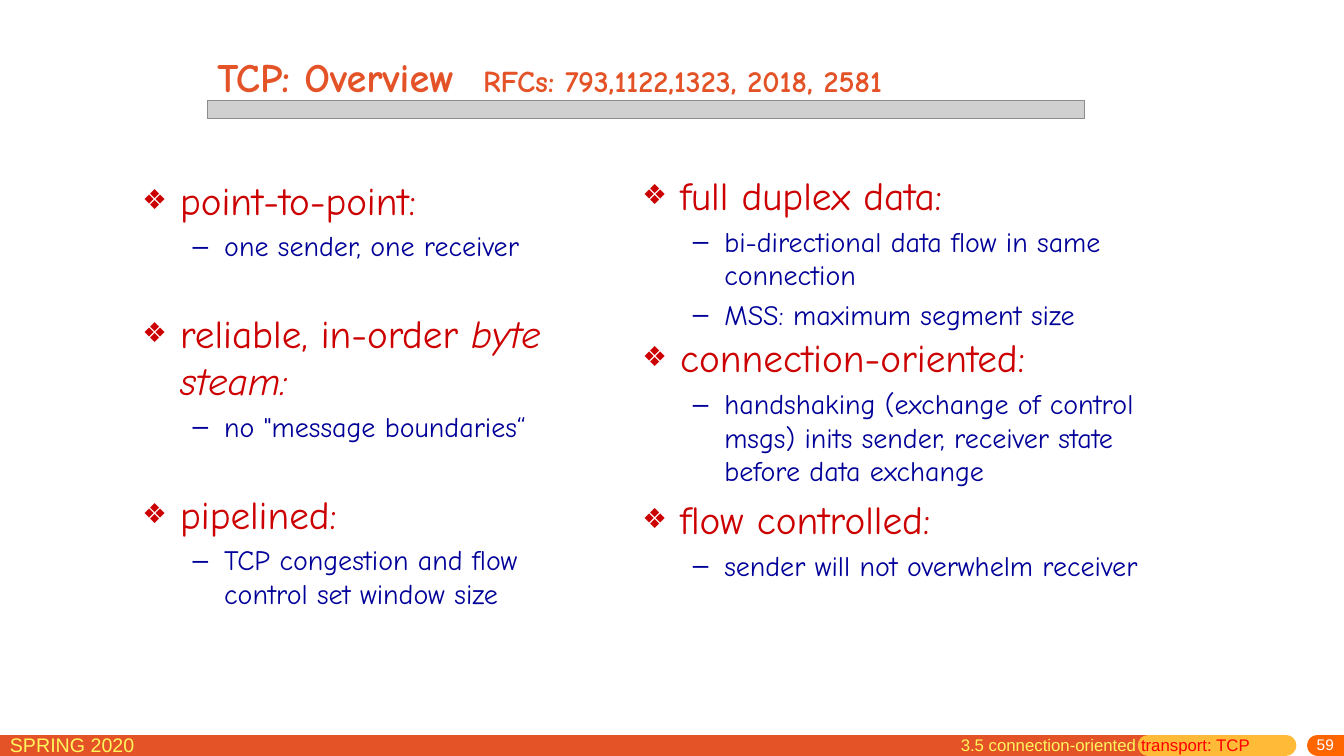
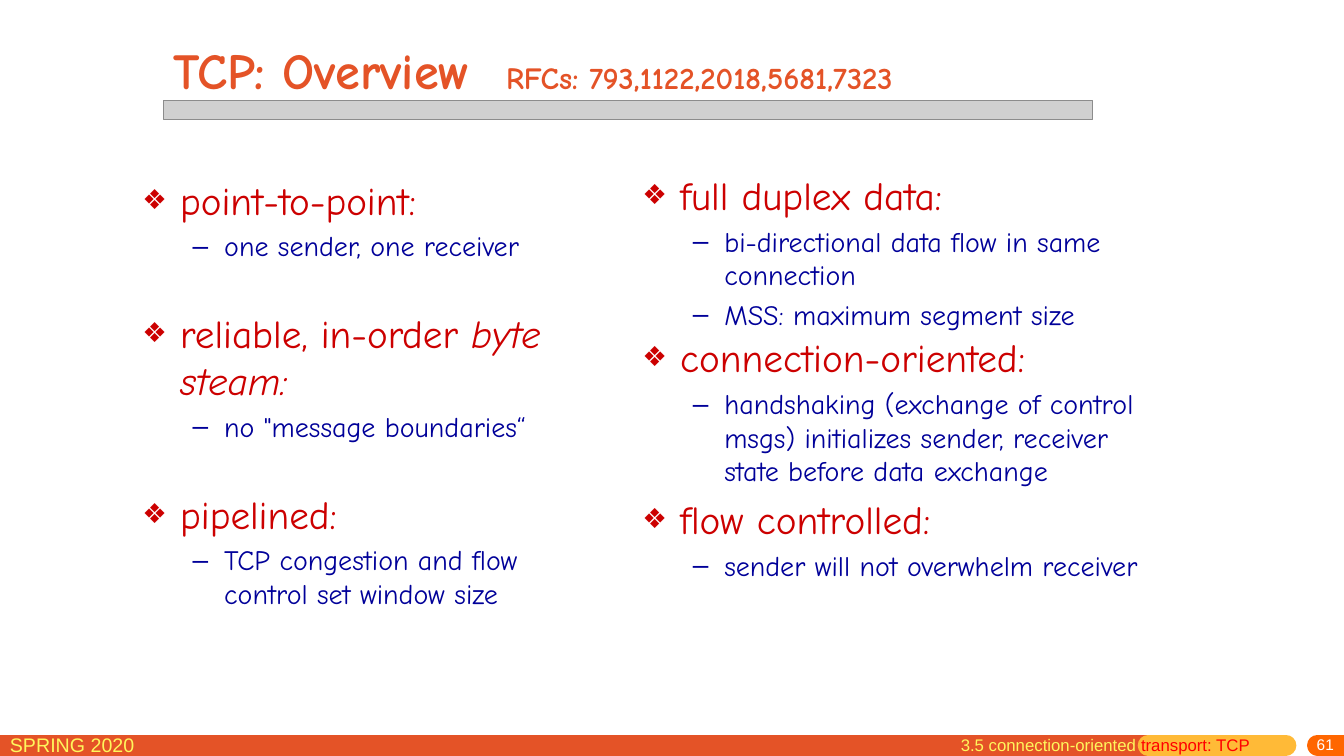
Before and after one commit to network-distributed/presentations, a slide deck: slide 61 of chapter3.pptx (slide 59 before the commit). Drawn at 1344x756 pixels with LibreOffice and Linux fonts; fonts in the diff are those of the drawing; grey boxes stand for pictures. Boxes give left, top, right and bottom in pixels: in the first picture for what was removed or moved away, otherwise in the second. Text is boxed around its words. In the diff, an @@ line names an element or a change of style, - is before the commit and + after.

```diff
--- a/chapter3.pptx
+++ b/chapter3.pptx
@@ title at box(174, 55, 892, 105): text changed; size 21.6 to 22 pt @@
-TCP: Overview RFCs: 793,1122,1323, 2018, 2581
+TCP: Overview RFCs: 793,1122,2018,5681,7323
@@ picture: place and size @@
-picture at box(208, 100, 1086, 118)
+picture at box(163, 100, 1093, 119)
@@ text at box(724, 392, 1134, 487): text changed @@
-  – handshaking (exchange of control msgs) inits sender, receiver state before data exchange
+  – handshaking (exchange of control msgs) initializes sender, receiver state before data exchange
@@ page number at box(1317, 739, 1334, 750): text changed @@
-59
+61
```
Also in this commit, not shown: 41 other slides changed, 3 slides added, 5 other files.
